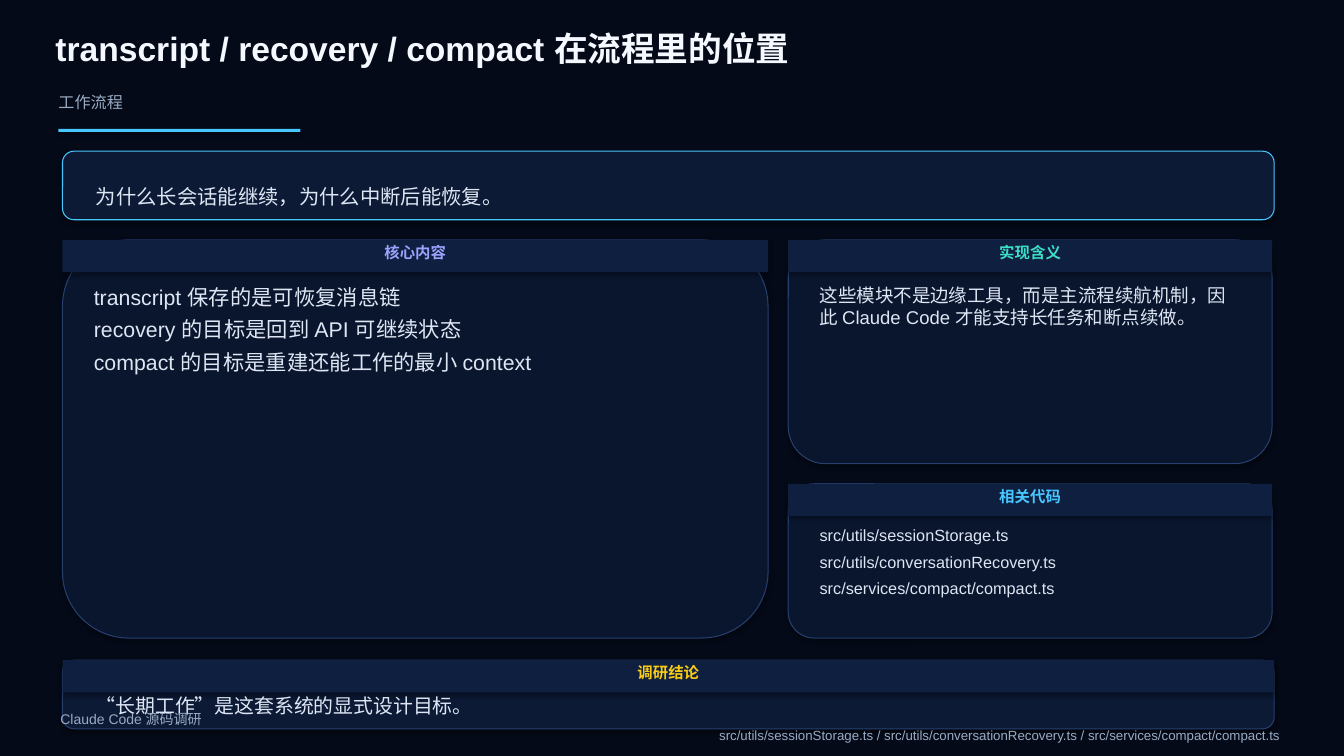
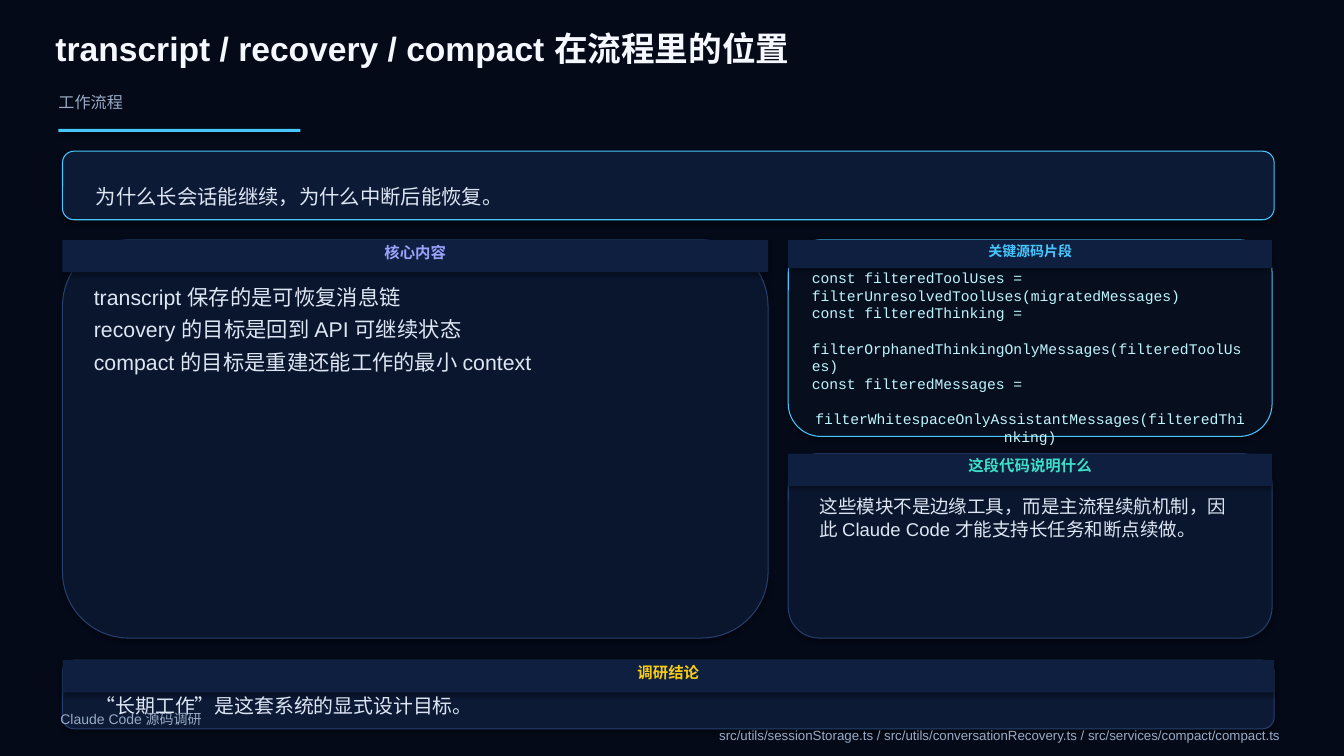
Before and after one commit to boboliu-1010/ccode, a slide deck: slide 11 of docs/zh/10-Claude Code 源码调研.pptx (slide 15 before the commit). Drawn at 1344x756 pixels with LibreOffice and Linux fonts; fonts in the diff are those of the drawing. Boxes give left, top, right and bottom in pixels: in the first picture for what was removed or moved away, otherwise in the second. Text is boxed around its words. In the diff, an @@ line names an element or a change of style, - is before the commit and + after.

```diff
--- a/docs/zh/10-Claude Code 源码调研.pptx
+++ b/docs/zh/10-Claude Code 源码调研.pptx
@@ rounded rectangle removed at (788, 240, 1272, 464) @@
@@ rectangle removed at (788, 240, 1272, 272) @@
-实现含义
@@ rounded rectangle added at (788, 240, 1272, 437), fill #070F1F, outline #48C6FF 0.75 pt, 10.5 pt, text #BEF6FF @@
+const filteredToolUses = filterUnresolvedToolUses(migratedMessages)
+const filteredThinking =
+filterOrphanedThinkingOnlyMessages(filteredToolUses)
+const filteredMessages =
+filterWhitespaceOnlyAssistantMessages(filteredThinking)
@@ rectangle added at (788, 240, 1272, 268), fill #0E1F3F, 10 pt, text #48C6FF, bold @@
+关键源码片段
@@ rounded rectangle: place and size @@
-rounded rectangle at (788, 484, 1272, 638)
+rounded rectangle at (788, 454, 1272, 638)
@@ rectangle "这段代码说明什么": place and size @@
-rectangle "这段代码说明什么" at (788, 484, 1272, 516)
+rectangle "这段代码说明什么" at (788, 454, 1272, 486)
@@ text in rectangle at (968, 458, 1091, 473): text changed; text colour #48C6FF to #3DE0C7 @@
-相关代码
+这段代码说明什么
@@ text "这些模块不是边缘工具，而是主流程续航机制，因此 Claude Code 才能支持长任务和断点续做。": place and size @@
-text "这些模块不是边缘工具，而是主流程续航机制，因此 Claude Code 才能支持长任务和断点续做。" at (820, 286, 1227, 326)
+text "这些模块不是边缘工具，而是主流程续航机制，因此 Claude Code 才能支持长任务和断点续做。" at (820, 497, 1227, 538)
@@ text removed at (820, 529, 1056, 598) @@
-src/utils/sessionStorage.ts
-src/utils/conversationRecovery.ts
-src/services/compact/compact.ts
```
Also in this commit, not shown: 29 other slides changed, 2 slides added, 18 slides removed, 2 other files.
